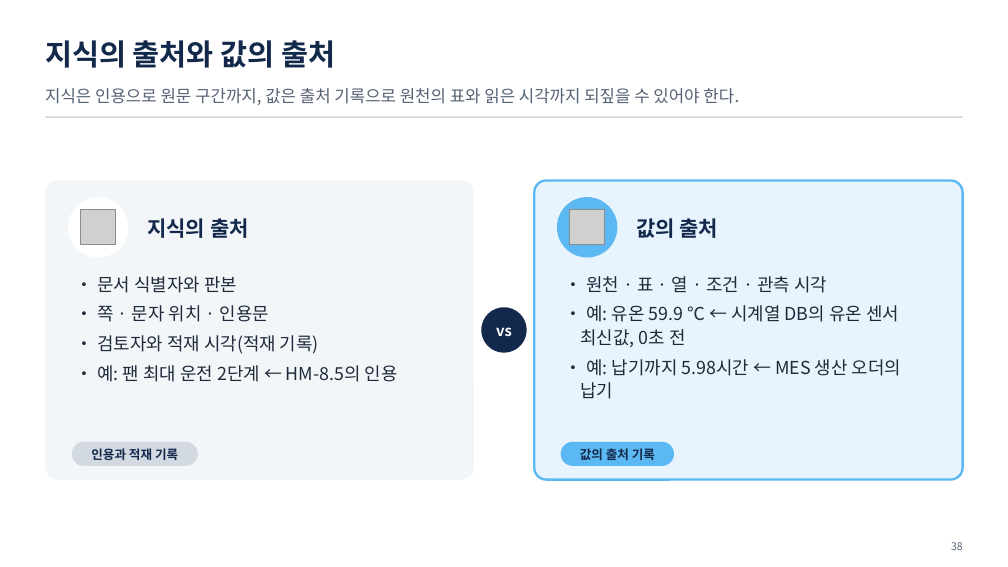
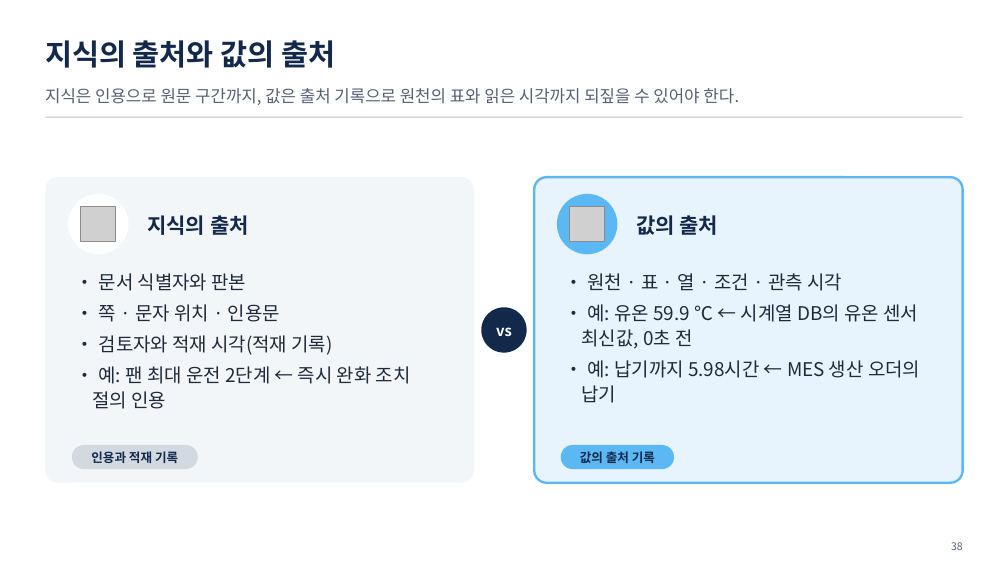
Before and after one commit to uengine-oss/hyd-iot-edu, a slide deck: slide 38 of 산출물/통합반/이론/04회차/통합반_04일차.pptx. Drawn at 1008x567 pixels with LibreOffice and Linux fonts; fonts in the diff are those of the drawing; grey boxes stand for pictures. Boxes give left, top, right and bottom in pixels: in the first picture for what was removed or moved away, otherwise in the second. Text is boxed around its words. In the diff, an @@ line names an element or a change of style, - is before the commit and + after.

```diff
--- a/산출물/통합반/이론/04회차/통합반_04일차.pptx
+++ b/산출물/통합반/이론/04회차/통합반_04일차.pptx
@@ rounded rectangle: place and size @@
-rounded rectangle at box(45, 181, 474, 480)
+rounded rectangle at box(45, 177, 474, 482)
@@ rounded rectangle: place and size @@
-rounded rectangle at box(535, 181, 963, 480)
+rounded rectangle at box(535, 177, 963, 482)
@@ ellipse: place and size @@
-ellipse at box(68, 197, 129, 258)
+ellipse at box(68, 194, 129, 254)
@@ ellipse: place and size @@
-ellipse at box(557, 197, 618, 258)
+ellipse at box(557, 194, 618, 254)
@@ text "• 원천 · 표 · ..." at box(581, 273, 920, 403): size 17 to 18 pt; indent changed @@
@@ text at box(99, 273, 333, 355): size 17 to 18 pt in "• 문서 식별자와 판본", "• 쪽 · 문자 위치 · 인용문", "• 검토자와 적재 시각(적재 기록)"; indent changed @@
@@ text at box(93, 366, 411, 409): text changed; size 17 to 18 pt @@
-• 예: 팬 최대 운전 2단계 ← HM-8.5의 인용
+• 예: 팬 최대 운전 2단계 ← 즉시 완화 조치 절의 인용
@@ rounded rectangle: place and size @@
-rounded rectangle at box(72, 442, 198, 466)
+rounded rectangle at box(72, 445, 198, 470)
@@ rounded rectangle: place and size @@
-rounded rectangle at box(561, 442, 675, 466)
+rounded rectangle at box(561, 445, 675, 470)
```
Also in this commit, not shown: 24 other slides changed, 5 other files.
